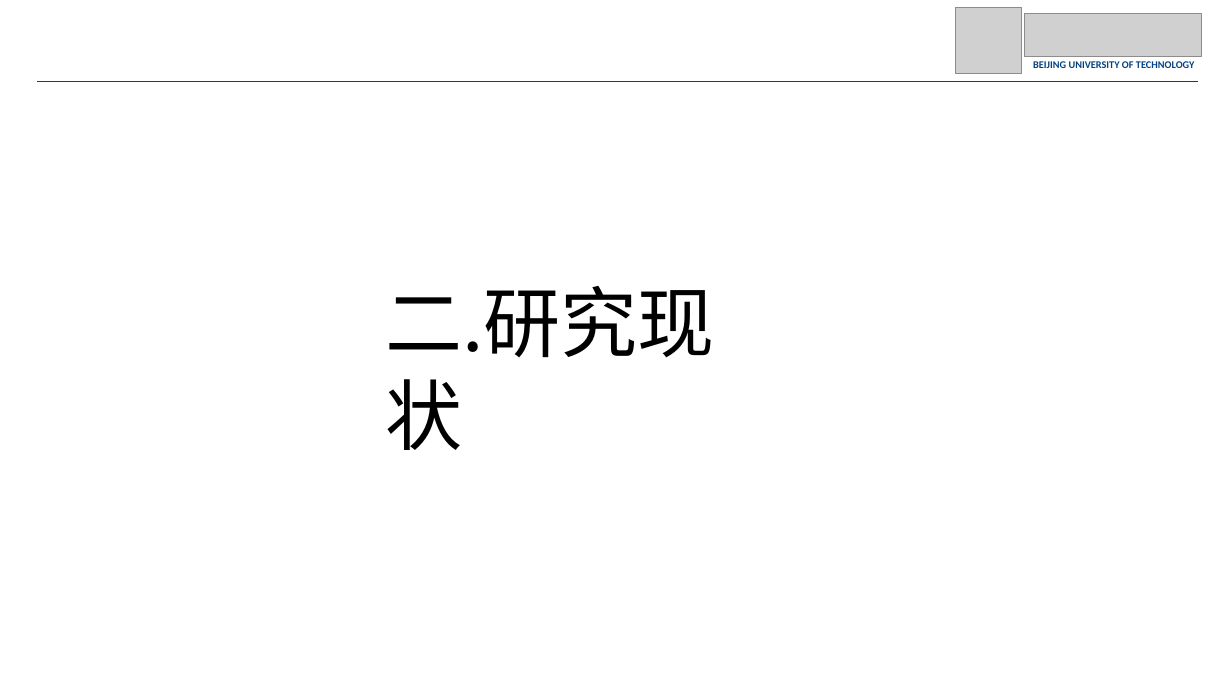
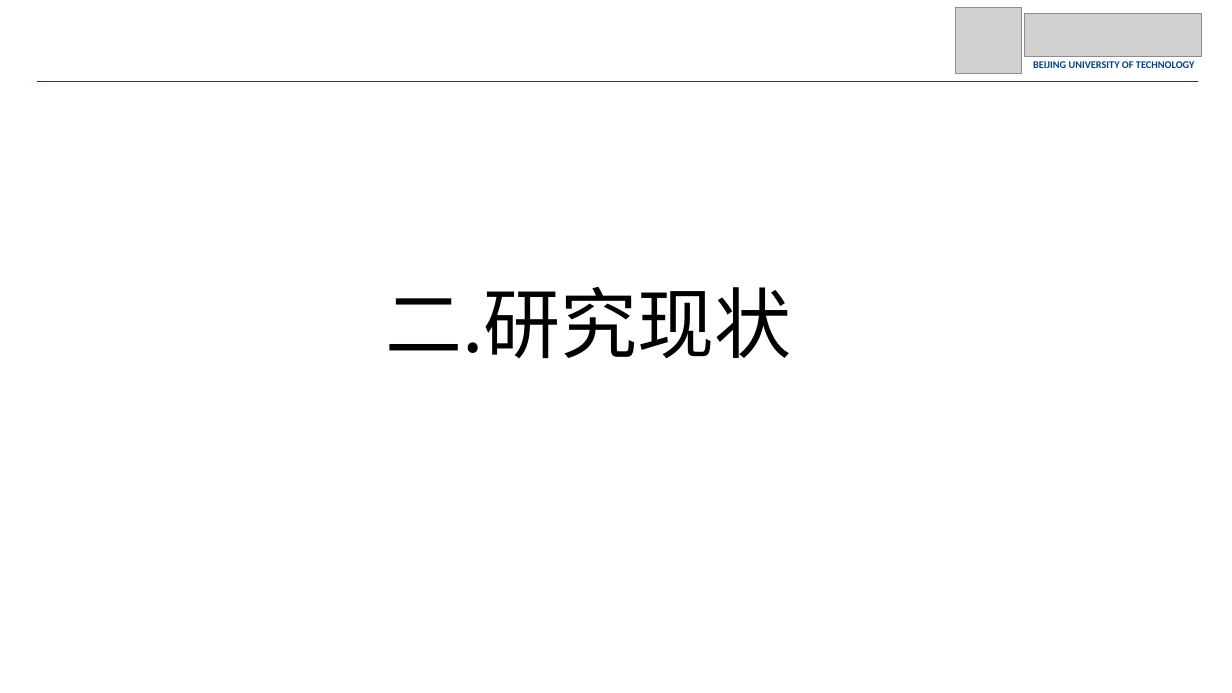
Before and after one commit to JohnnyM1ng/dissertation-proposal, a slide deck: slide 6 of 开题.pptx. Drawn at 1232x693 pixels with LibreOffice and Linux fonts; fonts in the diff are those of the drawing; grey boxes stand for pictures. Boxes give left, top, right and bottom in pixels: in the first picture for what was removed or moved away, otherwise in the second. Text is boxed around its words. In the diff, an @@ line names an element or a change of style, - is before the commit and + after.

```diff
--- a/开题.pptx
+++ b/开题.pptx
@@ text "二.研究现状" rewrapped from box(385, 286, 714, 450) to box(385, 287, 791, 359) @@
```
Also in this commit, not shown: 13 other slides changed, 3 slides removed.
